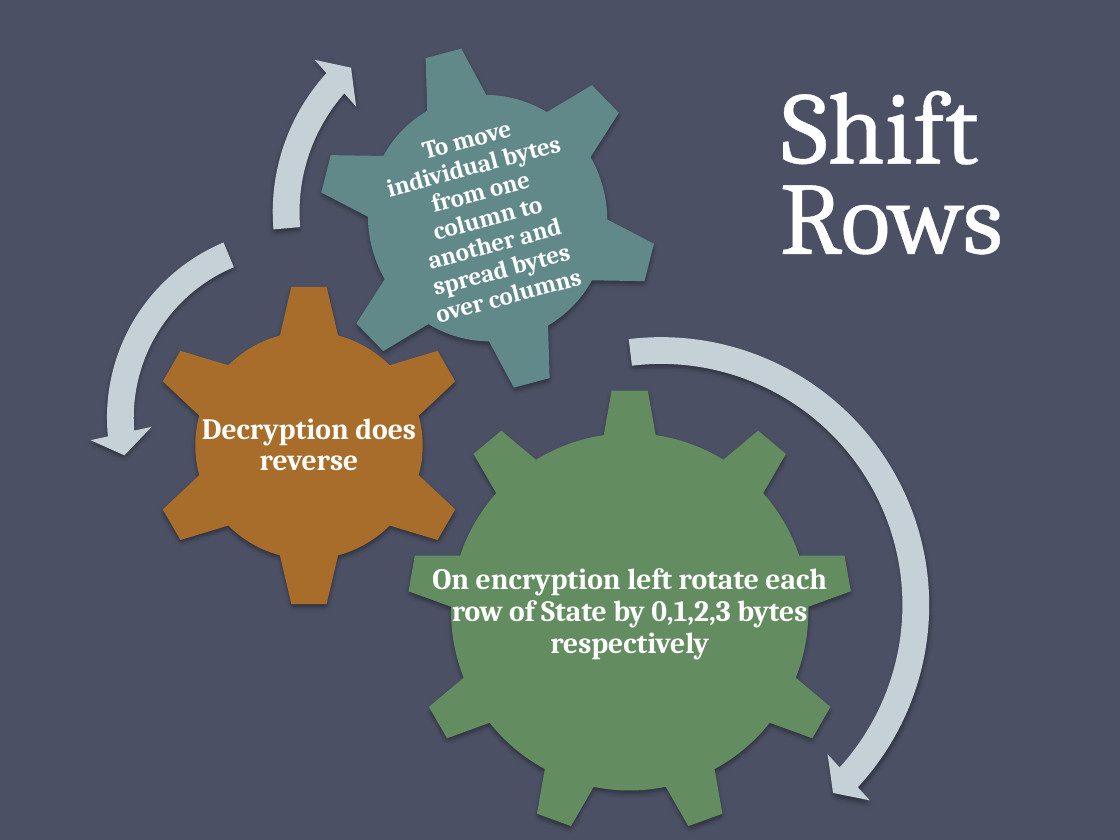
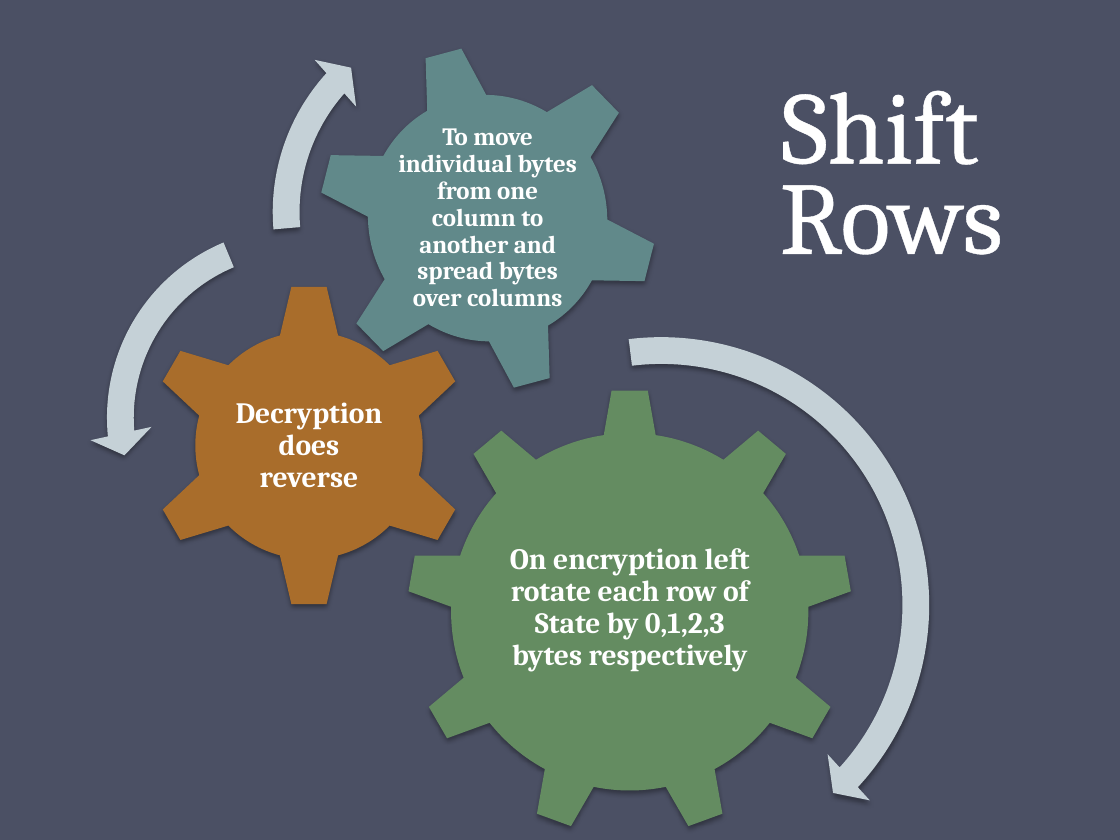
Before and after one commit to bozicb/bozicb.github.io, a slide deck: slide 14 of lectures/SECURITY/Week 7/CH20-CompSec4e.pptx (slide 15 before the commit). Drawn at 1120x840 pixels with LibreOffice and Linux fonts; fonts in the diff are those of the drawing. Boxes give left, top, right and bottom in pixels: in the first picture for what was removed or moved away, otherwise in the second. Text is boxed around its words. In the diff, an @@ line names an element or a change of style, - is before the commit and + after.

```diff
--- a/lectures/SECURITY/Week 7/CH20-CompSec4e.pptx
+++ b/lectures/SECURITY/Week 7/CH20-CompSec4e.pptx
@@ text "To move individual bytes from ...": place and size @@
-text "To move individual bytes from ..." at box(425, 134, 571, 322)
+text "To move individual bytes from ..." at box(398, 128, 577, 306)
@@ text "To move individual bytes from ..." at box(398, 128, 577, 306): rotation 345 to 0 degrees @@
@@ text "Decryption does reverse" rewrapped from box(202, 418, 416, 471) to box(236, 402, 383, 488) @@
@@ text "On encryption left rotate each ..." rewrapped from box(432, 568, 827, 659) to box(510, 548, 750, 671) @@
```
Also in this commit, not shown: 5 other slides changed, 1 slide removed, 27 other files.
